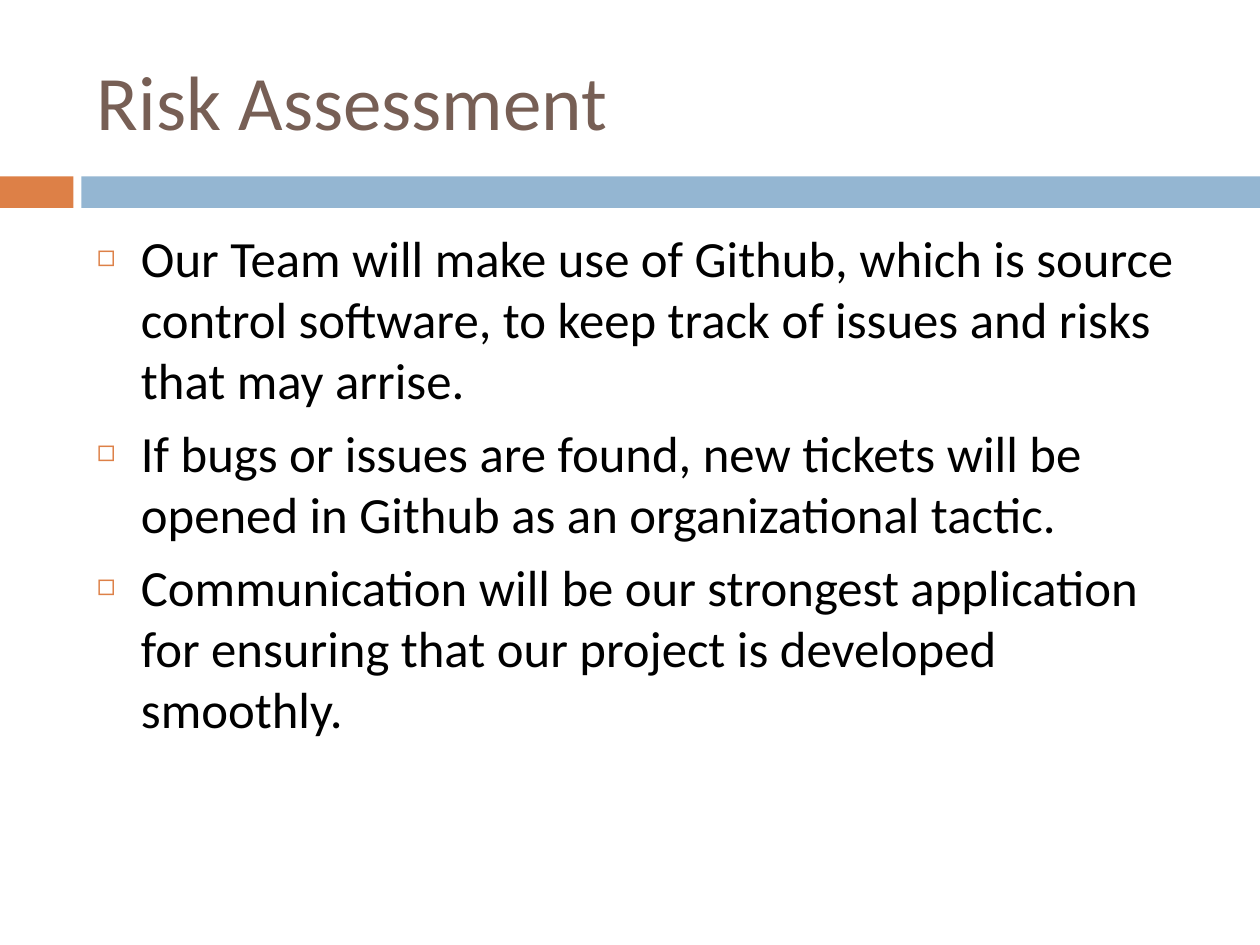
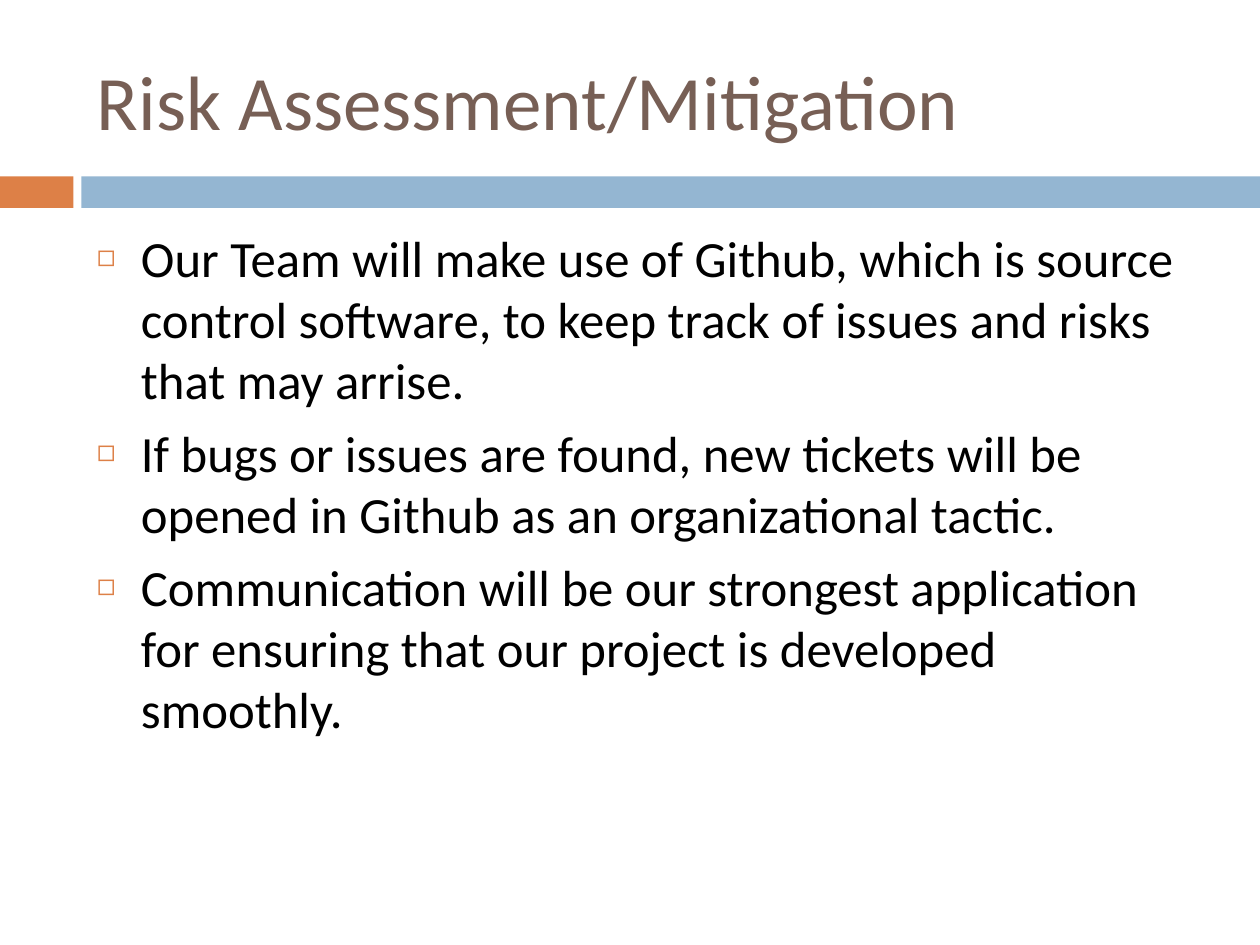
Before and after one commit to CS3365-01/PowerPoints, a slide deck: slide 11 of Project Intro.pptx (slide 10 before the commit). Drawn at 1260x945 pixels with LibreOffice and Linux fonts; fonts in the diff are those of the drawing. Boxes give left, top, right and bottom in pixels: in the first picture for what was removed or moved away, otherwise in the second. Text is boxed around its words. In the diff, an @@ line names an element or a change of style, - is before the commit and + after.

```diff
--- a/Project Intro.pptx
+++ b/Project Intro.pptx
@@ title at <box>97,76,958,143</box>: text changed @@
-Risk Assessment
+Risk Assessment/Mitigation
```
Also in this commit, not shown: 1 slide added.
